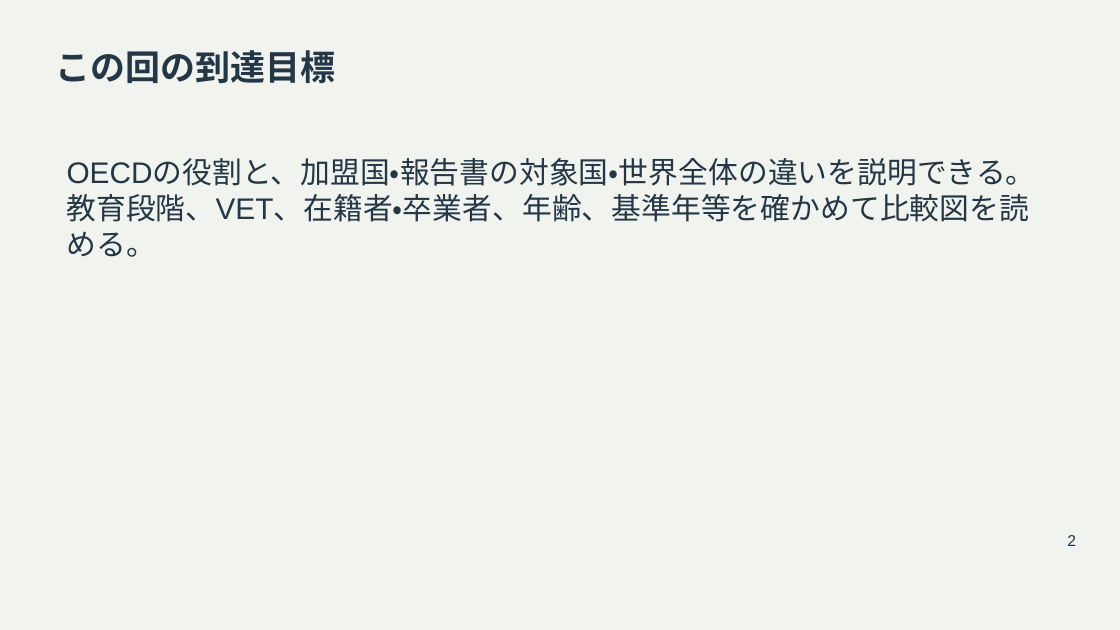
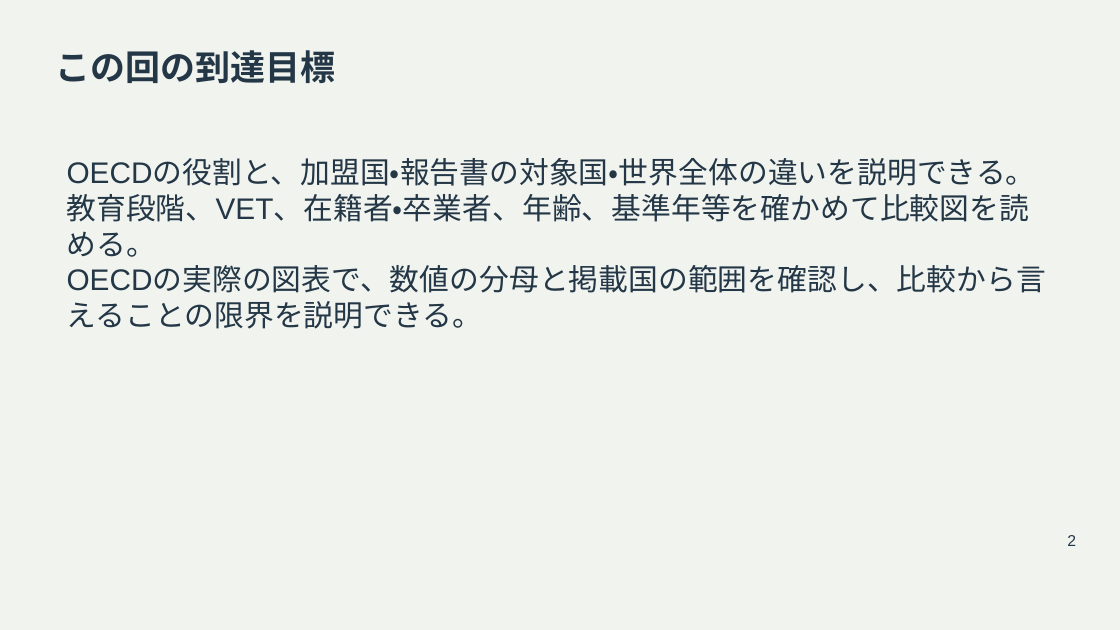
Before and after one commit to zooc-14calbp/industrial-education-ii, a slide deck: slide 2 of reorganized/20261105/main/11/slides.pptx. Drawn at 1120x630 pixels with LibreOffice and Linux fonts; fonts in the diff are those of the drawing. Boxes give left, top, right and bottom in pixels: in the first picture for what was removed or moved away, otherwise in the second. Text is boxed around its words. In the diff, an @@ line names an element or a change of style, - is before the commit and + after.

```diff
--- a/reorganized/20261105/main/11/slides.pptx
+++ b/reorganized/20261105/main/11/slides.pptx
@@ text at bbox=[67, 267, 1046, 329]: paragraph added @@
+OECDの実際の図表で、数値の分母と掲載国の範囲を確認し、比較から言えることの限界を説明できる。
```
Also in this commit, not shown: 7 other slides changed, 10 slides added, 18 other files.
